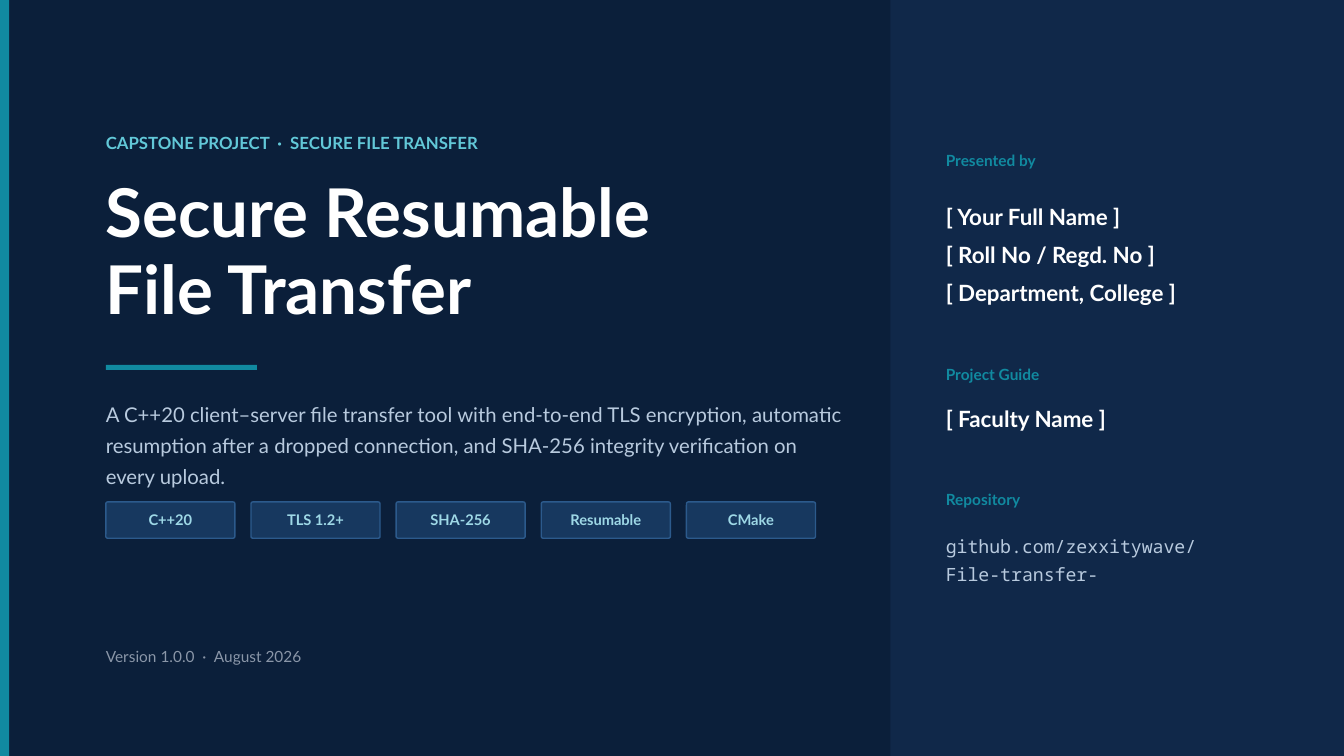
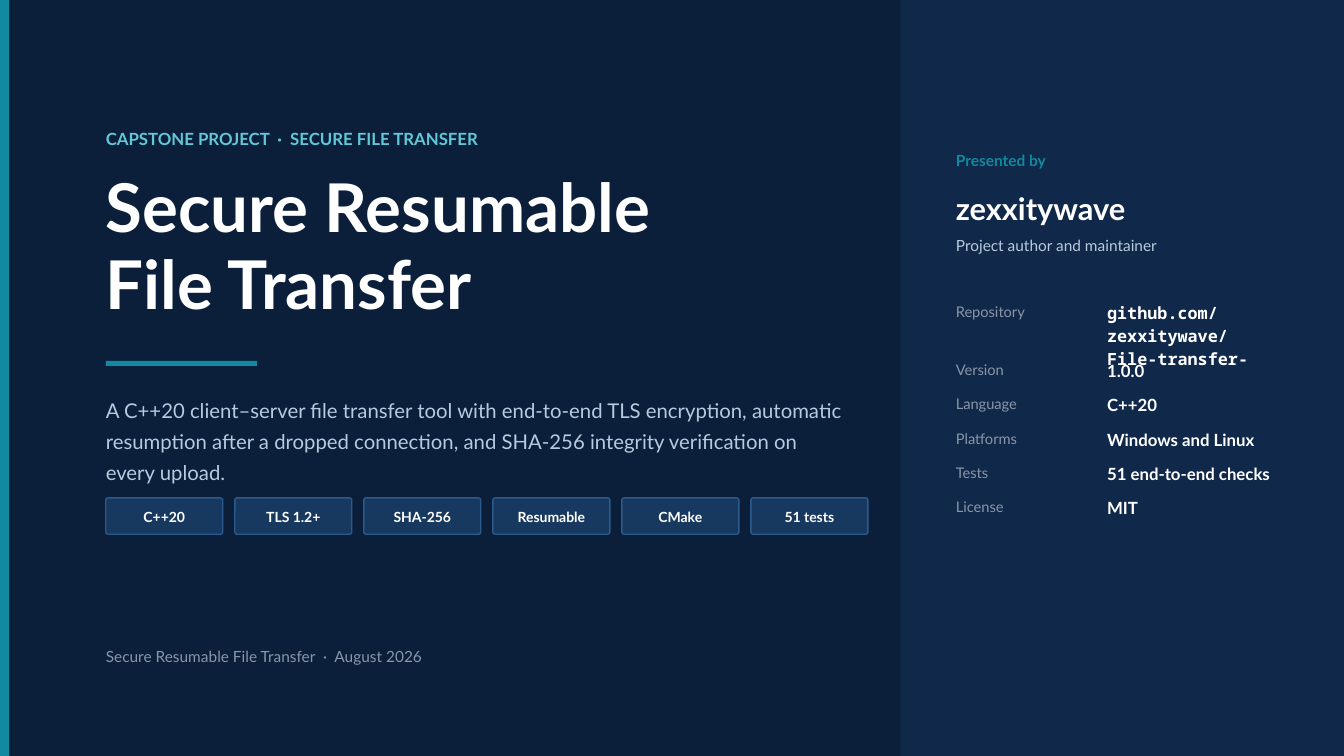
Before and after one commit to zexxitywave/File-transfer-, a slide deck: slide 1 of presentation/Secure-Resumable-File-Transfer.pptx. Drawn at 1344x756 pixels with LibreOffice and Linux fonts; fonts in the diff are those of the drawing. Boxes give left, top, right and bottom in pixels: in the first picture for what was removed or moved away, otherwise in the second. Text is boxed around its words. In the diff, an @@ line names an element or a change of style, - is before the commit and + after.

Commit message:
Tighten the presentation to 16 slides and remove all placeholders
- Merge the paired slides (TLS with integrity, resumption with concurrency,
  testing with results, CI with design decisions) and drop the agenda slide,
  cutting the deck from 22 slides to 16 for a shorter presentation slot
- Fill the title and closing slides from the repository itself (maintainer
  handle, repository URL, version, platforms, test count, MIT licence) so
  there is nothing left for a presenter to fill in by hand
- Fix bullets() rendering plain items as a bare marker: a bullet without the
  "||" head separator was writing the empty tail instead of its own text
- Give the deck a close slide, and fix check_deck.py so the text dump survives
  the cp1252 console encoding used on Windows

```diff
--- a/presentation/Secure-Resumable-File-Transfer.pptx
+++ b/presentation/Secure-Resumable-File-Transfer.pptx
@@ rectangle: place and size @@
-rectangle at <box>890,0,1344,756</box>
+rectangle at <box>900,0,1344,756</box>
@@ text "Presented by": place and size @@
-text "Presented by" at <box>946,154,1036,169</box>
+text "Presented by" at <box>956,154,1046,169</box>
@@ text added at <box>956,197,1126,225</box>, 22 pt, text #FFFFFF, bold @@
+zexxitywave
@@ text removed at <box>957,208,1164,305</box> @@
-[ Your Full Name ]
-[ Roll No / Regd. No ]
-[ Department, College ]
@@ text added at <box>956,239,1157,254</box>, 11 pt, text #B8CADE @@
+Project author and maintainer
@@ text "github.com/zexxitywave/": place and size @@
-text "github.com/zexxitywave/" at <box>946,539,1197,581</box>
+text "github.com/zexxitywave/" at <box>1107,306,1248,371</box>
@@ text "github.com/zexxitywave/" at <box>1107,306,1248,371</box>: size 13 to 12 pt, text colour #B8CADE to #FFFFFF, bold on; line spacing 1.25 to 1.15 @@
@@ text "Repository": place and size @@
-text "Repository" at <box>946,494,1020,508</box>
+text "Repository" at <box>956,306,1025,320</box>
@@ text "Repository" at <box>956,306,1025,320</box>: size 11 to 10.5 pt, text colour #118AA0 to #8A96A8, bold off @@
@@ 3 texts, 1 rectangle: place and size @@
-3 texts, 1 rectangle at <box>106,136,841,488</box>
+3 texts, 1 rectangle at <box>106,132,841,484</box>
@@ text removed at <box>946,368,1040,383</box> @@
-Project Guide
@@ text at <box>956,364,1004,375</box>: text changed; size 11 to 10.5 pt @@
-Version 1.0.0 · August 2026
+Version
@@ text added at <box>1107,363,1144,377</box>, 12 pt, text #FFFFFF, bold @@
+1.0.0
@@ text added at <box>956,398,1017,412</box>, 10.5 pt, text #8A96A8 @@
+Language
@@ text removed at <box>958,410,1094,431</box> @@
-[ Faculty Name ]
@@ text added at <box>1107,398,1157,411</box>, 12 pt, text #FFFFFF, bold @@
+C++20
@@ text added at <box>956,433,1017,444</box>, 10.5 pt, text #8A96A8 @@
+Platforms
@@ text added at <box>1107,433,1255,446</box>, 12 pt, text #FFFFFF, bold @@
+Windows and Linux
@@ text added at <box>956,467,988,478</box>, 10.5 pt, text #8A96A8 @@
+Tests
@@ text added at <box>1107,467,1270,480</box>, 12 pt, text #FFFFFF, bold @@
+51 end-to-end checks
@@ rounded rectangle "C++20": place and size @@
-rounded rectangle "C++20" at <box>106,502,235,538</box>
+rounded rectangle "C++20" at <box>106,498,223,534</box>
@@ rounded rectangle "TLS 1.2+": place and size @@
-rounded rectangle "TLS 1.2+" at <box>251,502,380,538</box>
+rounded rectangle "TLS 1.2+" at <box>235,498,352,534</box>
@@ rounded rectangle "SHA-256": place and size @@
-rounded rectangle "SHA-256" at <box>396,502,525,538</box>
+rounded rectangle "SHA-256" at <box>364,498,481,534</box>
@@ rounded rectangle "Resumable": place and size @@
-rounded rectangle "Resumable" at <box>541,502,670,538</box>
+rounded rectangle "Resumable" at <box>493,498,610,534</box>
@@ size 10.5 to 10 pt, text colour #9ED8E6 to #FFFFFF; line spacing 1 to 1.1; proportions changed in 5 elements at <box>106,498,223,534</box>, <box>235,498,352,534</box>, <box>364,498,481,534</box>, <box>493,498,610,534</box>, <box>622,498,739,534</box> @@
@@ rounded rectangle "CMake": place and size @@
-rounded rectangle "CMake" at <box>687,502,816,538</box>
+rounded rectangle "CMake" at <box>622,498,739,534</box>
@@ rounded rectangle added at <box>751,498,868,534</box>, fill #17385F, outline #2C5A8C 1 pt, 10 pt, text #FFFFFF, bold @@
+51 tests
@@ text added at <box>956,501,1004,512</box>, 10.5 pt, text #8A96A8 @@
+License
@@ text added at <box>1107,502,1138,514</box>, 12 pt, text #FFFFFF, bold @@
+MIT
@@ text added at <box>106,650,422,665</box>, 11 pt, text #8A96A8 @@
+Secure Resumable File Transfer · August 2026
```
Also in this commit, not shown: 15 other slides changed, 6 slides removed, 2 other files.
